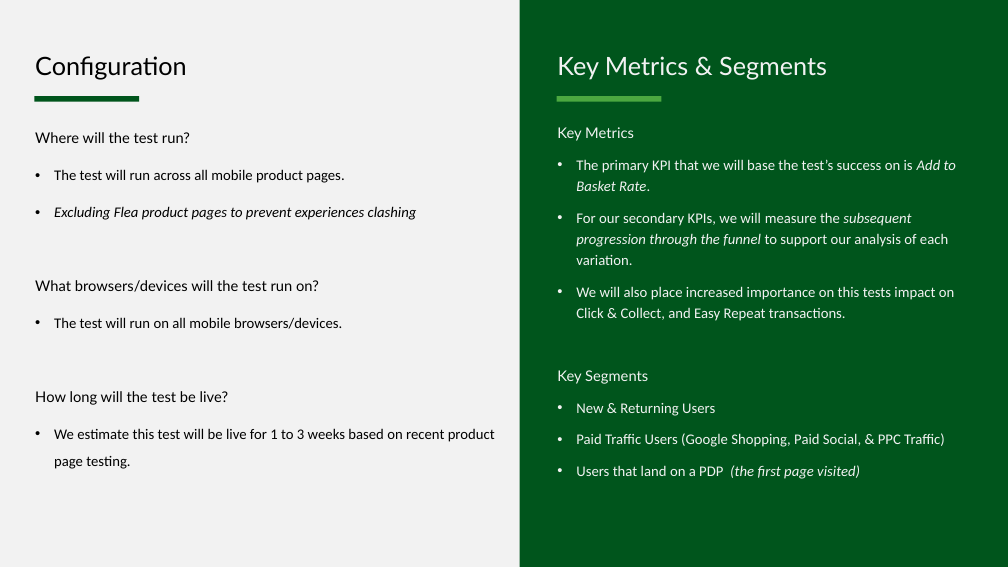
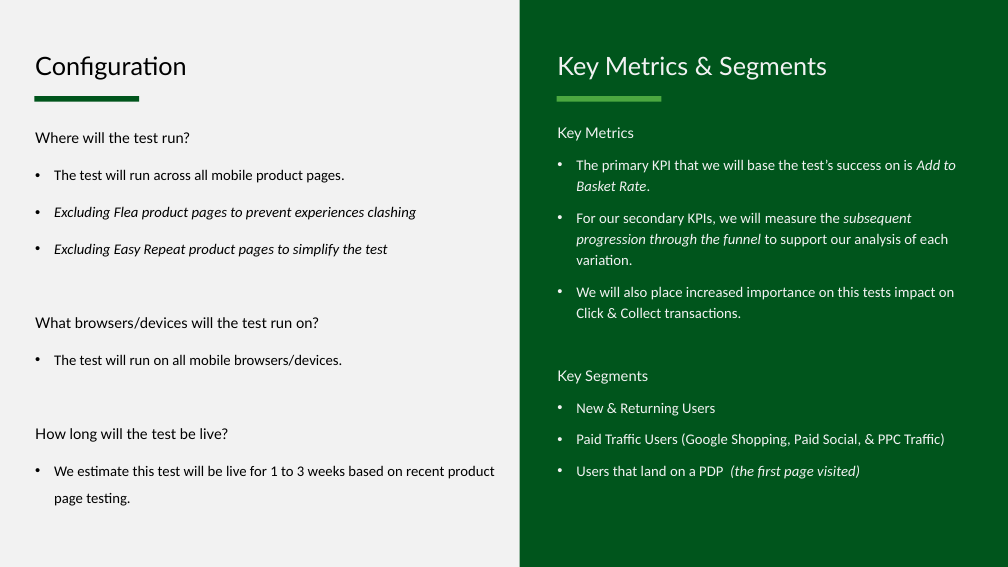
Before and after one commit to BenC0/PAH159, a slide deck: slide 15 of PAH159 - Polestar PDP Add to Bag Module - Mobile - Test Plan.pptx (slide 9 before the commit). Drawn at 1008x567 pixels with LibreOffice and Linux fonts; fonts in the diff are those of the drawing. Boxes give left, top, right and bottom in pixels: in the first picture for what was removed or moved away, otherwise in the second. Text is boxed around its words. In the diff, an @@ line names an element or a change of style, - is before the commit and + after.

```diff
--- a/PAH159 - Polestar PDP Add to Bag Module - Mobile - Test Plan.pptx
+++ b/PAH159 - Polestar PDP Add to Bag Module - Mobile - Test Plan.pptx
@@ text at (54,243,387,257): paragraph added @@
+• Excluding Easy Repeat product pages to simplify the test
@@ text at (576,286,954,318): text changed @@
-• We will also place increased importance on this tests impact on Click & Collect, and Easy Repeat transactions.
+• We will also place increased importance on this tests impact on Click & Collect transactions.
```
Also in this commit, not shown: 4 other slides changed, 6 slides added, 24 other files.
